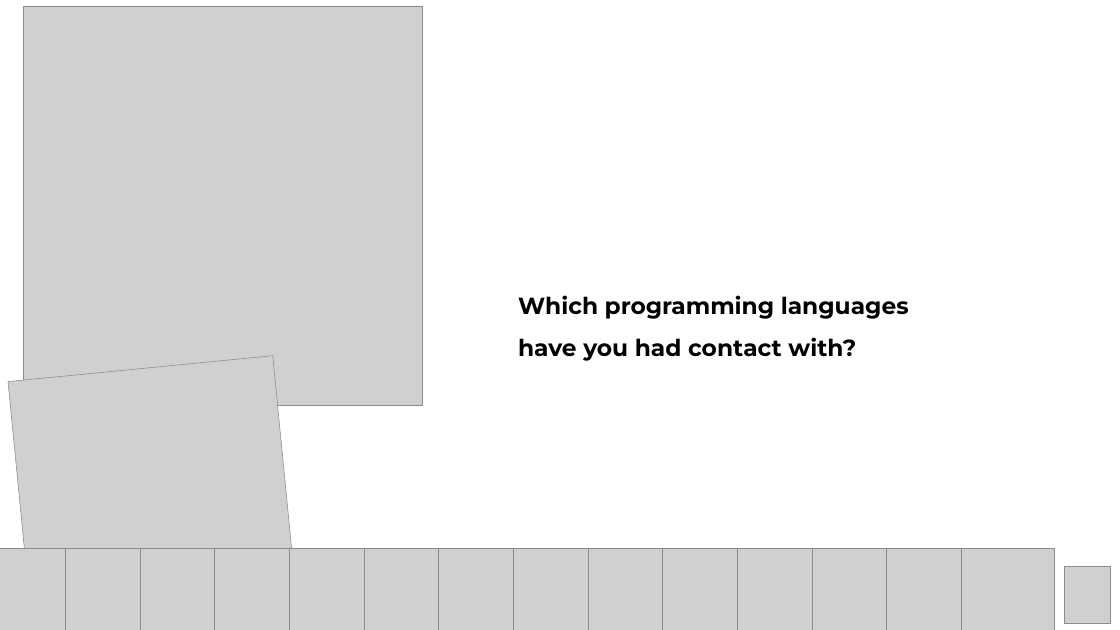
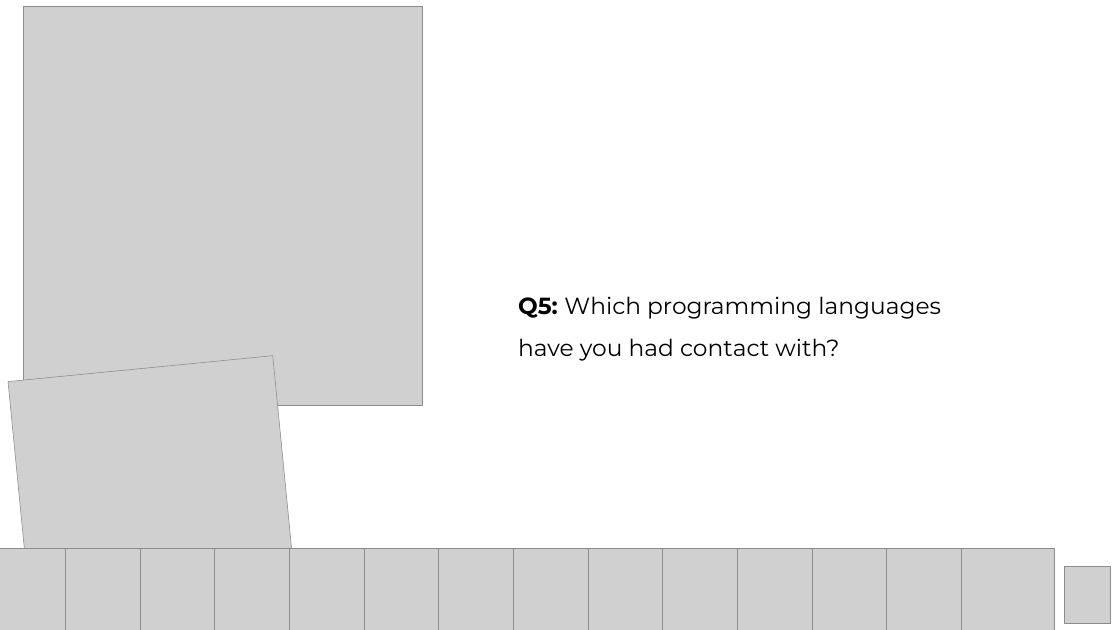
Before and after one commit to Center-for-Health-Data-Science/Foundations-of-Health-Data-Science, a slide deck: slide 18 of Slides/FHDS_Data_Collection_Part1.pptx. Drawn at 1120x630 pixels with LibreOffice and Linux fonts; fonts in the diff are those of the drawing; grey boxes stand for pictures. Boxes give left, top, right and bottom in pixels: in the first picture for what was removed or moved away, otherwise in the second. Text is boxed around its words. In the diff, an @@ line names an element or a change of style, - is before the commit and + after.

```diff
--- a/Slides/FHDS_Data_Collection_Part1.pptx
+++ b/Slides/FHDS_Data_Collection_Part1.pptx
@@ text at box(518, 296, 941, 361): text changed; bold off @@
-Which programming languages have you had contact with?
+Q5: Which programming languages have you had contact with?
```
Also in this commit, not shown: 1 other file.
